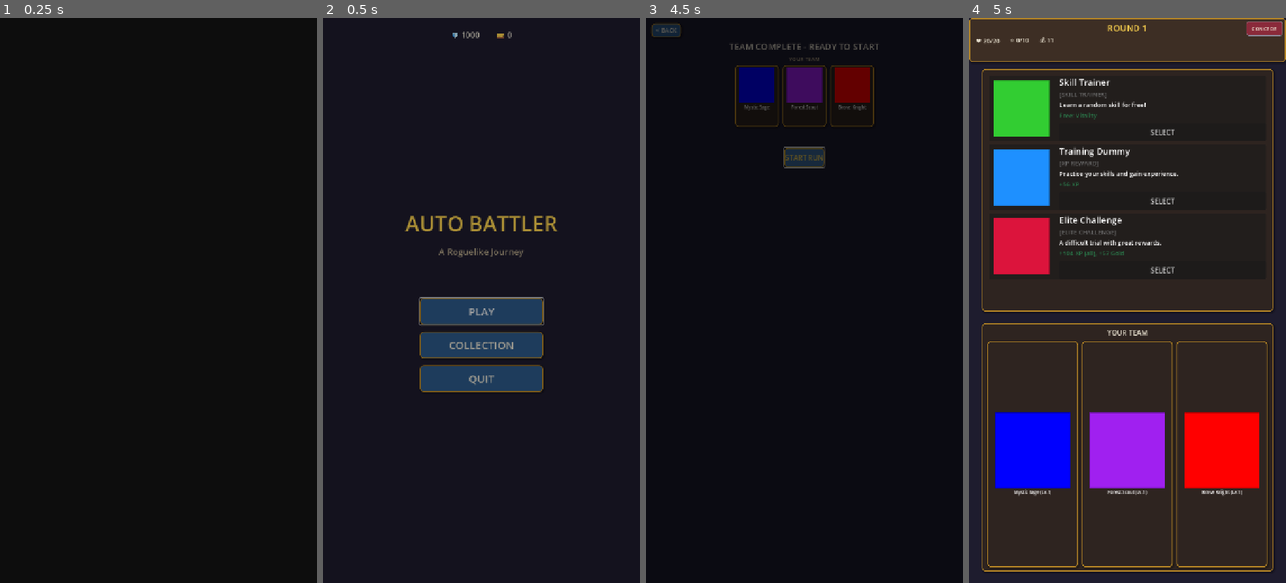
Above: before the commit, frames 1-4 (left to right).
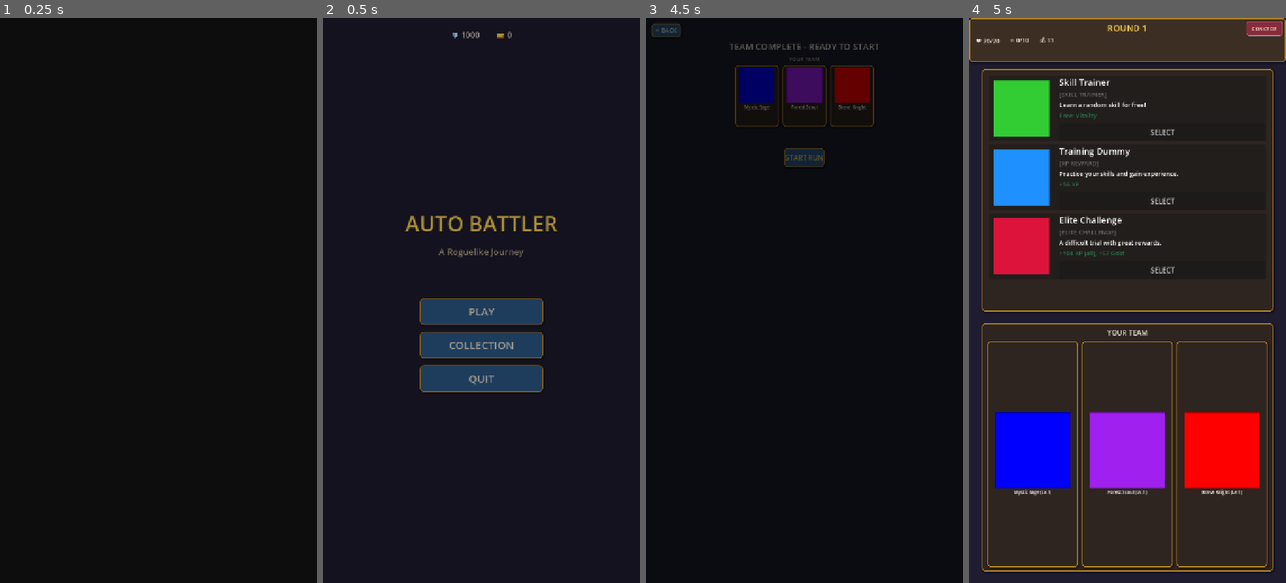
Above: after the commit, the same moments.

Repository: glenncj3/six-strong
Game: Godot game, scene res://scenes/main.tscn
Two runs of this game, one before a commit and one after it. Both use one fixed random seed, a clock stepped at 60 frames per second and the inputs below.
Inputs (mouse positions are in pixels of both pictures, inside the frame that each line leads up to):
- Up to frame 1 (0.25 s): no input
- Up to frame 2 (0.5 s): no input
- Up to frame 3 (4.5 s): click "PLAY" at 0.5 s; tap Enter at 1.25 s; move the mouse to (874, 272) at 1.27 s; hold D 1.28-2 s; tap G at 1.35 s; click (874, 272) at 1.42 s; click "SELECT" at 2 s; click "SELECT" at 2.75 s; click "SELECT" at 3.5 s; click "START RUN" at 4.25 s
- Up to frame 4 (5 s): no input

Frame 1 is identical in both runs. In frame 2, 0.2% of the frame differs, in the area x 30-70%, y 49-55%; in frame 3, less than 0.1%; in frame 4, nothing differs.

Commit message:
removed focus effect

Diff:
--- a/auto-battle-journey/scenes/ui/main_menu.gd
+++ b/auto-battle-journey/scenes/ui/main_menu.gd
@@ -36,8 +36,6 @@
 	else:
 		play_button.text = "PLAY"
 
-	# Focus play button
-	play_button.grab_focus()
 
 
 func _apply_visual_styling() -> void:
--- a/auto-battle-journey/scripts/utils/ui_styles.gd
+++ b/auto-battle-journey/scripts/utils/ui_styles.gd
@@ -199,12 +199,14 @@
 	button.add_theme_stylebox_override("hover", create_button_hover())
 	button.add_theme_stylebox_override("pressed", create_button_pressed())
 	button.add_theme_stylebox_override("disabled", create_button_disabled())
+	button.add_theme_stylebox_override("focus", create_button_normal())
 
 	# Text colors
 	button.add_theme_color_override("font_color", GameConstants.COLOR_TEXT_LIGHT)
 	button.add_theme_color_override("font_hover_color", GameConstants.COLOR_TEXT_GOLD)
 	button.add_theme_color_override("font_pressed_color", GameConstants.COLOR_TEXT_LIGHT)
 	button.add_theme_color_override("font_disabled_color", GameConstants.COLOR_DISABLED)
+	button.add_theme_color_override("font_focus_color", GameConstants.COLOR_TEXT_LIGHT)
 
 
 # =============================================================================
